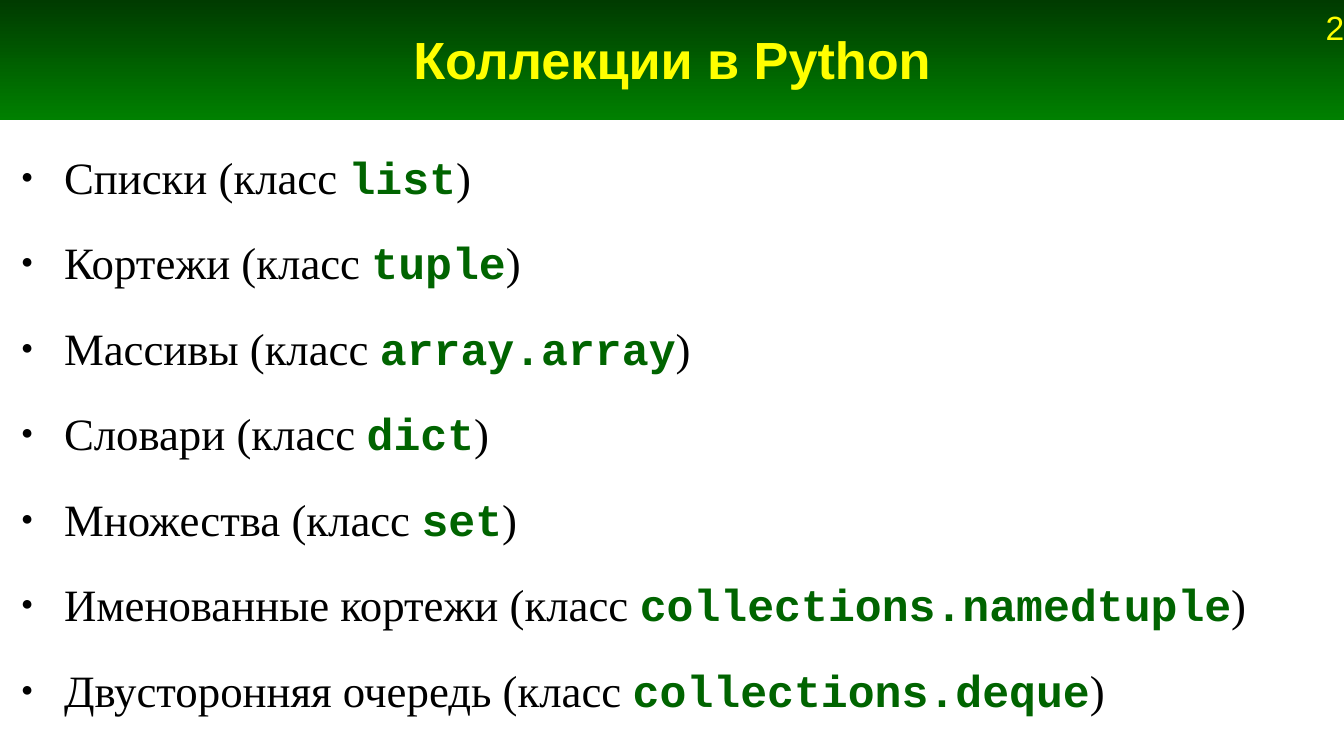
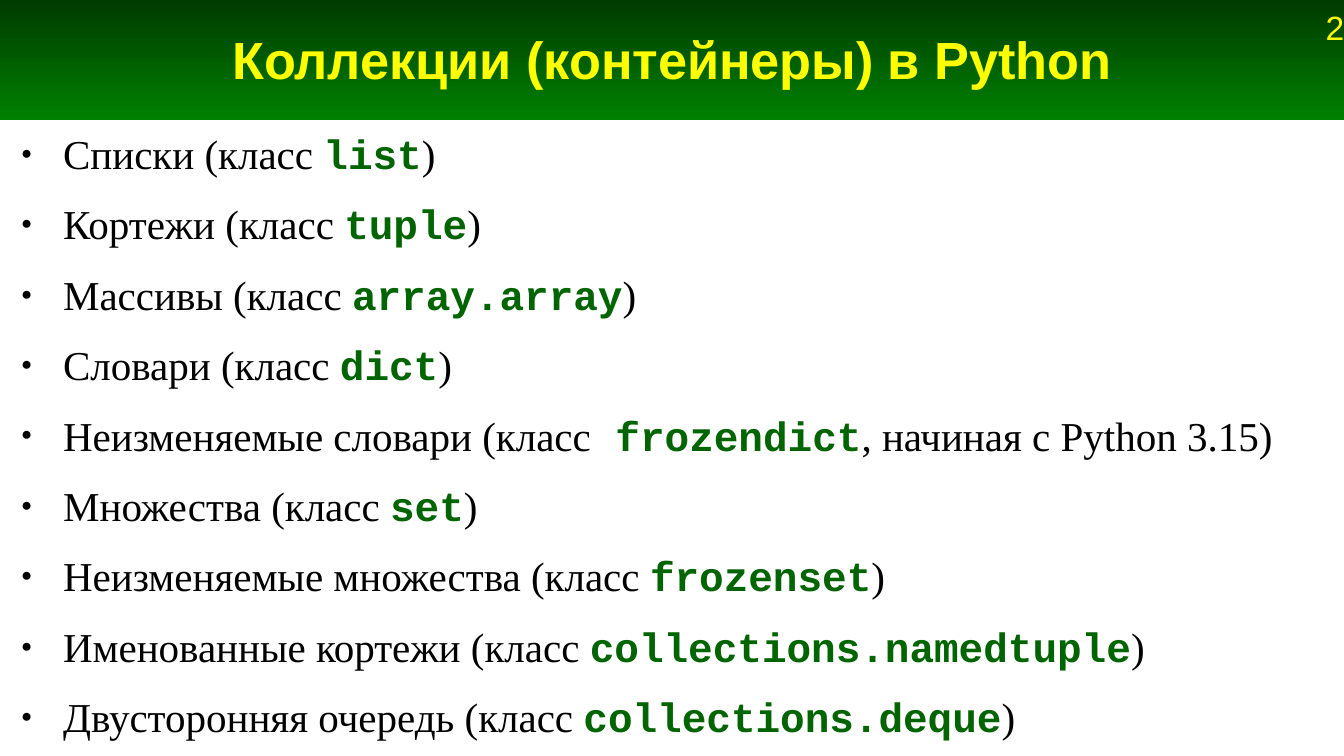
Before and after one commit to Jenyay/python-lectures, a slide deck: slide 2 of presentations/04. Basic data structures. Lists.odp. Drawn at 1344x756 pixels with LibreOffice and Linux fonts; fonts in the diff are those of the drawing. Boxes give left, top, right and bottom in pixels: in the first picture for what was removed or moved away, otherwise in the second. Text is boxed around its words. In the diff, an @@ line names an element or a change of style, - is before the commit and + after.

```diff
--- a/presentations/04. Basic data structures. Lists.odp
+++ b/presentations/04. Basic data structures. Lists.odp
@@ title at bbox=[232, 40, 1112, 89]: text changed @@
-Коллекции в Python
+Коллекции (контейнеры) в Python
@@ text "Списки (класс list)": place and size @@
-text "Списки (класс list)" at bbox=[64, 162, 1246, 717]
+text "Списки (класс list)" at bbox=[63, 139, 1272, 741]
@@ text at bbox=[63, 139, 1145, 741]: size 24 to 22 pt in "Списки (класс list)", "Кортежи (класс tuple)", "Массивы (класс array.array)", "Словари (класс dict)" and 3 more places; less space between paragraphs @@
@@ text at bbox=[63, 421, 1272, 458]: paragraph added @@
+● Неизменяемые словари (класс frozendict, начиная с Python 3.15)
@@ text at bbox=[63, 562, 885, 600]: paragraph added @@
+● Неизменяемые множества (класс frozenset)
```
Also in this commit, not shown: 1 other file.
